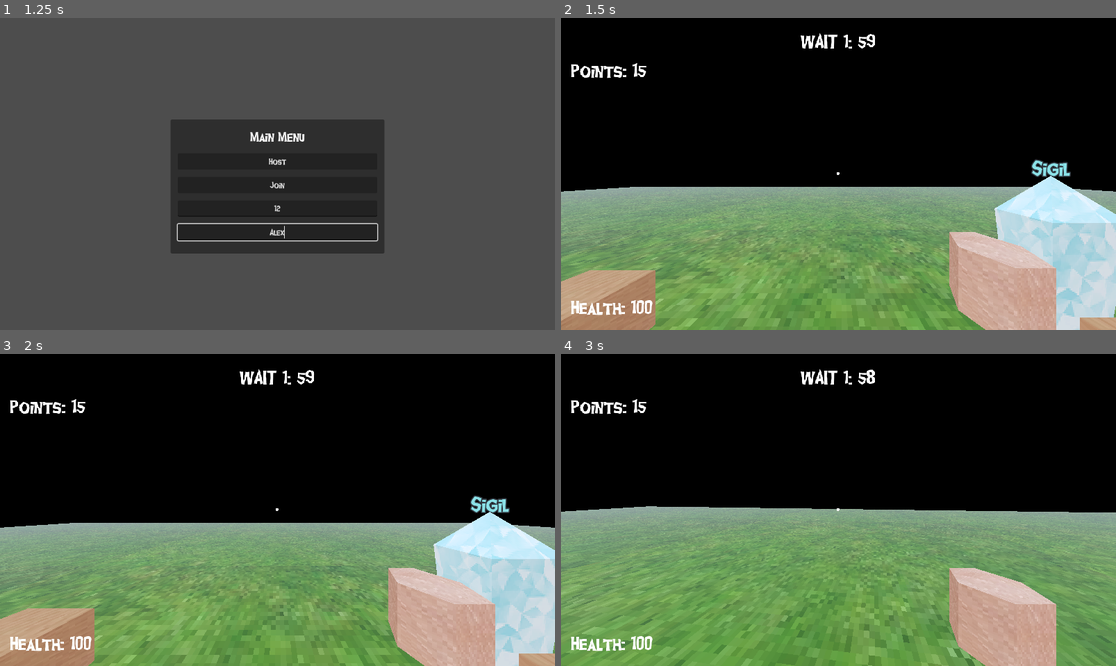
Above: before the commit, frames 1-4 (two rows, left to right).
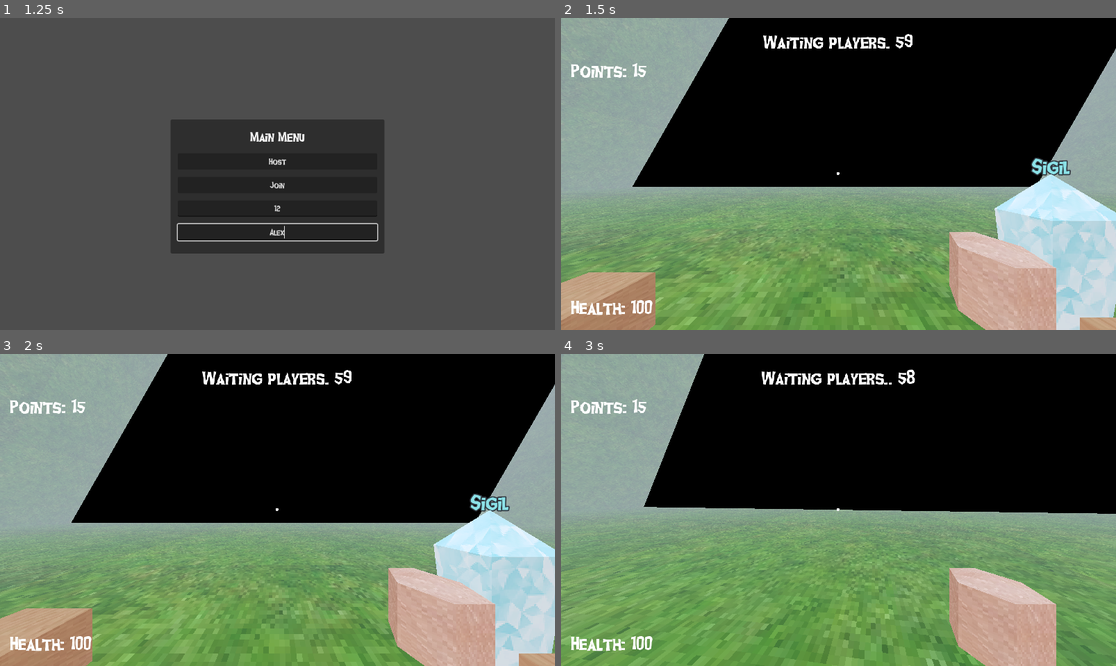
Above: after the commit, the same moments.

Repository: erioxis/dozetgame
Game: Godot game, scene res://Scenes/world.tscn
Two runs of this game, one before a commit and one after it. Both use one fixed random seed, a clock stepped at 60 frames per second and the inputs below.
Inputs (mouse positions are in pixels of both pictures, inside the frame that each line leads up to):
- Up to frame 1 (1.25 s): click (277, 208) at 0.52 s; type "12" at 0.6 s; click (277, 233) at 0.75 s; type "Alex" at 0.83 s
- Up to frame 2 (1.5 s): click "Host" at 1.25 s
- Up to frame 3 (2 s): no input
- Up to frame 4 (3 s): tap Enter at 2 s; move the mouse to (866, 510) at 2.02 s; hold W (up) from 2.03 s (still down); tap E (interact) at 2.1 s; tap Space (jump) at 2.27 s; move the mouse to (810, 510) at 2.77 s; click (810, 510) at 2.85 s

Frame 1 is identical in both runs. In frame 2, 17% of the frame differs, in the area x 0-100%, y 0-100%; in frame 3, 18%; in frame 4, 16%.

Commit message:
Dozet 0.0.0.01

Diff:
--- a/Scenes/TestMap.tscn
+++ b/Scenes/TestMap.tscn
@@ -24,7 +24,7 @@
 shader_parameter/texture_size = Vector2(1, 1)
 shader_parameter/albedo = ExtResource("2_5c37x")
 
-[node name="Level" type="Node3D"]
+[node name="Level2" type="Node3D"]
 script = ExtResource("1_oat25")
 
 [node name="floor" type="StaticBody3D" parent="."]
@@ -63,3 +63,6 @@
 
 [node name="box" parent="." instance=ExtResource("7_v7gqm")]
 transform = Transform3D(1, 0, 0, 0, 1, 0, 0, 0, 1, 0, 2.61532, 0)
+
+[node name="box5" parent="." instance=ExtResource("7_v7gqm")]
+transform = Transform3D(1, 0, 0, 0, 1, 0, 0, 0, 1, 11.2314, 3.56467, -1.77282)
--- a/Scenes/world.tscn
+++ b/Scenes/world.tscn
@@ -1,8 +1,8 @@
 [gd_scene load_steps=8 format=3 uid="uid://dxg3v4dqcjupl"]
 
 [ext_resource type="Script" path="res://Scenes/world.gd" id="1_gba76"]
-[ext_resource type="PackedScene" uid="uid://ek87mtildol5" path="res://Scenes/TestMap.tscn" id="1_oi4k3"]
 [ext_resource type="PackedScene" uid="uid://udhgs1mvvntt" path="res://Scenes/game_manager.tscn" id="2_j27st"]
+[ext_resource type="PackedScene" uid="uid://ig18jglq27rs" path="res://Scenes/zc_fear_house.tscn" id="4_epgrf"]
 [ext_resource type="FontFile" uid="uid://cy70efx6hnu4t" path="res://assets/font/ghoulfriaoe_upd.ttf" id="4_hyq7g"]
 
 [sub_resource type="ProceduralSkyMaterial" id="ProceduralSkyMaterial_w1tvc"]
@@ -31,8 +31,6 @@
 
 [node name="WorldEnvironment" type="WorldEnvironment" parent="."]
 environment = SubResource("Environment_hxlte")
-
-[node name="Level" parent="." instance=ExtResource("1_oi4k3")]
 
 [node name="CanvasLayer" type="CanvasLayer" parent="."]
 
@@ -101,5 +99,7 @@
 _spawnable_scenes = PackedStringArray("res://Scenes/player.tscn")
 spawn_path = NodePath("..")
 
+[node name="Level" parent="." instance=ExtResource("4_epgrf")]
+
 [connection signal="pressed" from="CanvasLayer/MainMenu/MarginContainer/VBoxContainer/HostButton" to="." method="_on_host_button_pressed"]
 [connection signal="pressed" from="CanvasLayer/MainMenu/MarginContainer/VBoxContainer/JoinButton" to="." method="_on_join_button_pressed"]
--- /dev/null
+++ b/Scenes/zc_fear_house.tscn
@@ -0,0 +1,102 @@
+[gd_scene load_steps=10 format=3 uid="uid://ig18jglq27rs"]
+
+[ext_resource type="Script" path="res://scripts/Level.gd" id="1_6sltn"]
+[ext_resource type="Shader" path="res://assets/shaders/psx_lit.gdshader" id="2_njjey"]
+[ext_resource type="Texture2D" uid="uid://bfyaec11fwhmd" path="res://assets/textures/grass.jpg" id="3_oi0s0"]
+[ext_resource type="ArrayMesh" uid="uid://bfvwyoi7c0vh0" path="res://assets/models/flat.obj" id="4_32rhn"]
+[ext_resource type="PackedScene" uid="uid://1irhveuvktve" path="res://Scenes/Death.tscn" id="5_qniop"]
+[ext_resource type="PackedScene" uid="uid://dkv26l5o2ya1n" path="res://Scenes/sigil.tscn" id="6_to7d0"]
+[ext_resource type="PackedScene" uid="uid://bihe3vjkrm26t" path="res://Scenes/box.tscn" id="7_4tei5"]
+
+[sub_resource type="BoxShape3D" id="BoxShape3D_n5sbf"]
+size = Vector3(57.3245, 1, 57.1686)
+
+[sub_resource type="ShaderMaterial" id="ShaderMaterial_x1yfp"]
+render_priority = 0
+shader = ExtResource("2_njjey")
+shader_parameter/jitter = 0.5
+shader_parameter/jitter_z_coordinate = true
+shader_parameter/jitter_depth_independent = false
+shader_parameter/affine_texture_mapping = false
+shader_parameter/alpha_scissor = 1.0
+shader_parameter/albedo_color = Color(1, 1, 1, 1)
+shader_parameter/emission_color = Color(1, 1, 1, 1)
+shader_parameter/texture_size = Vector2(1, 1)
+shader_parameter/albedo = ExtResource("3_oi0s0")
+
+[node name="Level" type="Node3D"]
+script = ExtResource("1_6sltn")
+
+[node name="floor" type="StaticBody3D" parent="."]
+
+[node name="CollisionShape3D" type="CollisionShape3D" parent="floor"]
+transform = Transform3D(1, 0, 0, 0, 1, 0, 0, 0, 1, 0.00952387, -0.0220327, 0.0167322)
+shape = SubResource("BoxShape3D_n5sbf")
+
+[node name="Flat" type="MeshInstance3D" parent="floor"]
+material_override = SubResource("ShaderMaterial_x1yfp")
+mesh = ExtResource("4_32rhn")
+skeleton = NodePath("../..")
+
+[node name="Spawn" type="Marker3D" parent="."]
+transform = Transform3D(1, 0, 0, 0, 1, 0, 0, 0, 1, 0, 2.05051, 0)
+
+[node name="Death" parent="." instance=ExtResource("5_qniop")]
+transform = Transform3D(3.18772, 0, 0, 0, 1, 0, 0, 0, 3.11279, 0, -0.706749, 0)
+
+[node name="Sigil" parent="." groups=["sigil"] instance=ExtResource("6_to7d0")]
+transform = Transform3D(1, 0, 0, 0, 1, 0, 0, 0, 1, 2.65917, 0.5, -2.54509)
+
+[node name="Sigil2" parent="." groups=["sigil"] instance=ExtResource("6_to7d0")]
+transform = Transform3D(1, 0, 0, 0, 1, 0, 0, 0, 1, -2.13789, 0.5, 10.4135)
+
+[node name="Sigil3" parent="." groups=["sigil"] instance=ExtResource("6_to7d0")]
+transform = Transform3D(1, 0, 0, 0, 1, 0, 0, 0, 1, 28.7382, 4.89272, -2.53189)
+
+[node name="box4" parent="." instance=ExtResource("7_4tei5")]
+transform = Transform3D(1, 0, 0, 0, 1, 0, 0, 0, 1, -2.34534, 9.28797, -1.77282)
+
+[node name="box3" parent="." instance=ExtResource("7_4tei5")]
+transform = Transform3D(1, 0, 0, 0, 1, 0, 0, 0, 1, 2.13326, 8.18188, -1.05276)
+
+[node name="box2" parent="." instance=ExtResource("7_4tei5")]
+transform = Transform3D(1, 0, 0, 0, 1, 0, 0, 0, 1, 5.862, 5.38249, 0.112446)
+
+[node name="box" parent="." instance=ExtResource("7_4tei5")]
+transform = Transform3D(1, 0, 0, 0, 1, 0, 0, 0, 1, 0, 2.61532, 0)
+
+[node name="box5" parent="." instance=ExtResource("7_4tei5")]
+transform = Transform3D(1, 0, 0, 0, 1, 0, 0, 0, 1, 11.2314, 3.56467, -1.77282)
+
+[node name="floor2" type="StaticBody3D" parent="."]
+transform = Transform3D(-0.497156, 0.867661, 0, -0.867661, -0.497156, 0, 0, 0, 1, -15.5267, 24.4387, 0)
+
+[node name="CollisionShape3D" type="CollisionShape3D" parent="floor2"]
+transform = Transform3D(1, 0, 0, 0, 1, 0, 0, 0, 1, 0.00952387, -0.0220327, 0.0167322)
+shape = SubResource("BoxShape3D_n5sbf")
+
+[node name="Flat" type="MeshInstance3D" parent="floor2"]
+material_override = SubResource("ShaderMaterial_x1yfp")
+mesh = ExtResource("4_32rhn")
+skeleton = NodePath("../..")
+
+[node name="floor3" type="StaticBody3D" parent="."]
+transform = Transform3D(0.500015, -0.866017, 0, 0.866017, 0.500015, 0, 0, 0, 1, 42.0091, 24.4387, 0)
+
+[node name="CollisionShape3D" type="CollisionShape3D" parent="floor3"]
+transform = Transform3D(1, 0, 0, 0, 1, 0, 0, 0, 1, 0.00952387, -0.0220327, 0.0167322)
+shape = SubResource("BoxShape3D_n5sbf")
+
+[node name="Flat" type="MeshInstance3D" parent="floor3"]
+material_override = SubResource("ShaderMaterial_x1yfp")
+mesh = ExtResource("4_32rhn")
+skeleton = NodePath("../..")
+
+[node name="Death2" parent="." instance=ExtResource("5_qniop")]
+transform = Transform3D(3.18772, 0, 0, 0, 1, 0, 0, 0, 3.11279, 0, 50.686, 0)
+
+[node name="Death3" parent="." instance=ExtResource("5_qniop")]
+transform = Transform3D(3.18772, 0, 0, 0, 0.0186914, 3.11225, 0, -0.999825, 0.0581824, 0, 50.686, -31.4832)
+
+[node name="Death4" parent="." instance=ExtResource("5_qniop")]
+transform = Transform3D(3.18772, 0, 0, 0, 0.0186914, 3.11225, 0, -0.999825, 0.0581824, 0, 50.686, 27.6172)
--- a/ui/player_ui.gd
+++ b/ui/player_ui.gd
@@ -13,17 +13,30 @@
 
 func set_wave(s,w,t):
 	var nam: String
+	var remainder = fmod(int(t),3)
+	var hehe : bool = true
+	#print(remainder)
 	match s:
 		0:
-			nam = "WAIT"
+			match remainder:
+				0.0:
+					nam = "Waiting players..."
+				1.0:
+					nam = "Waiting players.."
+				2.0:
+					nam = "Waiting players."
+			hehe = false
 		1:
-			nam = "WAVE"
+			nam = "Wave"
 		2:
-			nam = "CHILL"
-	wavelabel.text = nam + " "+str(w)+": "+str(int(t))
+			nam = "Just chill"
+	if hehe:
+		wavelabel.text = nam + " "+str(w)+": "+str(int(t))
+	else:
+		wavelabel.text = nam + " "+str(int(t))
 
 func set_health(h):
-	healthlabel.text = "Health: "+str(h)
+	healthlabel.text = "Health: "+str(clamp(h,0,9999))
 
 func _ready():
 	set.connect(set_func)
